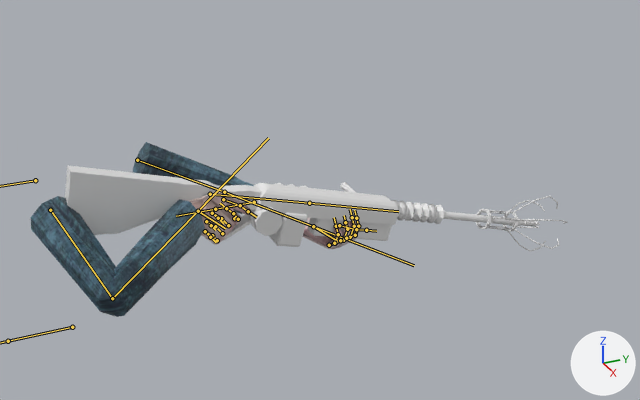
An edit to the FBX model assets/animations/lightning_gun_with_hands.fbx, drawn before and after from the same camera.
The view is the same before and after, from a camera (50 mm lens) standing at (2.006, -0.177, 0.818) and looking at (0.128, 0.668, -0.121). The lights are fixed; the arrows at lower right show +X, +Y and +Z. Both versions are drawn at frame 1 of the action 'lightning_gun_armature|BézierCurveAction'; the numbers are the values there. The bones that bend it are drawn over the model as lines.

The first picture shows 'BézierCurve', 'sleeve'.
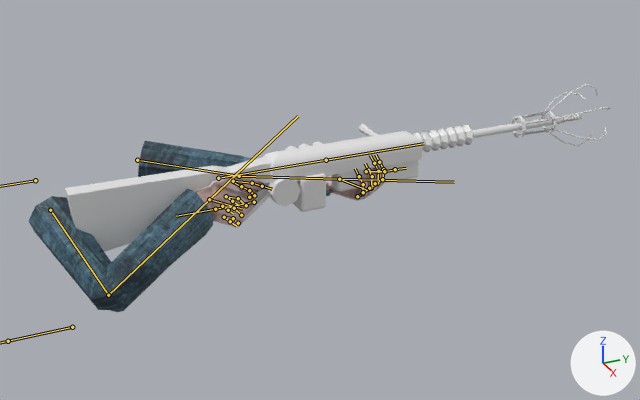
Pixel boxes (x1, y1, x2, y2) of what changed, in the pictures (640 x 400 px):
```json
{"object": "BézierCurve", "change": "posed", "before": [65, 165, 568, 252], "after": [65, 84, 611, 252], "on screen": "9% wider, 92% taller"}
{"object": "sleeve", "change": "posed", "before": [31, 142, 361, 317], "after": [29, 141, 386, 312], "on screen": "8% wider"}
{"bone": "upper_arm.R", "before": "(50, 210) to (112, 298)", "after": "(50, 210) to (108, 295)"}
{"bone": "fore_arm.R", "before": "(112, 298) to (198, 211)", "after": "(108, 295) to (209, 199)"}
{"bone": "upper_arm.L", "before": "(137, 160) to (224, 192)", "after": "(137, 160) to (239, 176)"}
{"bone": "fore_arm.L", "before": "(224, 192) to (313, 226)", "after": "(239, 176) to (339, 179)"}
{"bone": "wrist_bone.R", "before": "(198, 211) to (225, 228)", "after": "(209, 199) to (243, 209)"}
{"bone": "wrist_bone.L", "before": "(313, 226) to (337, 241)", "after": "(339, 179) to (366, 189)"}
{"bone": "Bone", "before": "(210, 194) to (309, 203)", "after": "(218, 178) to (326, 160)"}
```

Edits to the scene script, one JSON object a line:
```json
{"block": "bone_upper_arm_r", "where": "bone_upper_arm_r = bpy.data.objects['arms_armature'].pose.bones['upper_arm.R']  # child of 'root'"}
{"op": "set", "path": "bone_upper_arm_r.rotation_quaternion", "old": "(0.957, 0.162, 0.026, 0.24)", "new": "(0.958, 0.118, 0.146, 0.218)", "note": "degrees (19, -2, 28) -> degrees (17, 13, 28)"}
{"block": "bone_fore_arm_r", "where": "bone_fore_arm_r = bpy.data.objects['arms_armature'].pose.bones['fore_arm.R']  # child of 'upper_arm.R'"}
{"op": "set", "path": "bone_fore_arm_r.rotation_quaternion", "old": "(0.573, 0.772, -0.155, -0.226)", "new": "(0.626, 0.746, -0.138, -0.181)", "note": "degrees (104, 10, -30) -> degrees (99, 6, -26)"}
{"block": "bone_upper_arm_l", "where": "bone_upper_arm_l = bpy.data.objects['arms_armature'].pose.bones['upper_arm.L']  # child of 'root'"}
{"op": "set", "path": "bone_upper_arm_l.rotation_quaternion", "old": "(0.678, 0.68, 0.111, -0.256)", "new": "(0.532, 0.79, -0.082, -0.295)", "note": "degrees (87, 30, -13) -> degrees (106, 22, -29)"}
{"block": "bone_fore_arm_l", "where": "bone_fore_arm_l = bpy.data.objects['arms_armature'].pose.bones['fore_arm.L']  # child of 'upper_arm.L'"}
{"op": "set", "path": "bone_fore_arm_l.rotation_quaternion", "old": "(0.76, 0.407, -0.451, -0.23)", "new": "(0.889, 0.249, -0.372, -0.098)", "note": "degrees (72, -30, -56) -> degrees (41, -38, -27)"}
{"block": "bone_wrist_bone_r", "where": "bone_wrist_bone_r = bpy.data.objects['arms_armature'].pose.bones['wrist_bone.R']"}
{"op": "set", "path": "bone_wrist_bone_r.location", "old": "(-0.035, -0.497, 0.316)", "new": "(0.022, -0.424, 0.322)"}
{"op": "set", "path": "bone_wrist_bone_r.rotation_quaternion", "old": "(0.645, 0.671, -0.253, 0.263)", "new": "(0.674, 0.701, -0.161, 0.168)", "note": "degrees (92, -43, 0) -> degrees (92, -27, 0)"}
{"block": "bone_wrist_bone_l", "where": "bone_wrist_bone_l = bpy.data.objects['arms_armature'].pose.bones['wrist_bone.L']"}
{"op": "set", "path": "bone_wrist_bone_l.location", "old": "(0.198, -0.859, 0.653)", "new": "(0.042, -0.932, 0.692)"}
{"op": "set", "path": "bone_wrist_bone_l.rotation_quaternion", "old": "(-0.175, -0.663, 0.091, 0.722)", "new": "(0.16, 0.756, -0.114, -0.624)", "note": "degrees (74, 68, -99) -> degrees (114, 65, -62)"}
{"block": "bone_bone", "where": "bone_bone = bpy.data.objects['lightning_gun_armature'].pose.bones['Bone']"}
{"op": "set", "path": "bone_bone.location", "old": "(-0.073, 0.0, -0.068)", "new": "(0.0, 0.0, 0.0)"}
{"op": "set", "path": "bone_bone.rotation_quaternion", "old": "(0.99, -0.138, 0.0, 0.0)", "new": "(1.0, 0.0, 0.0, 0.0)", "note": "degrees (-16, 0, 0) -> degrees (0, 0, 0)"}
```
